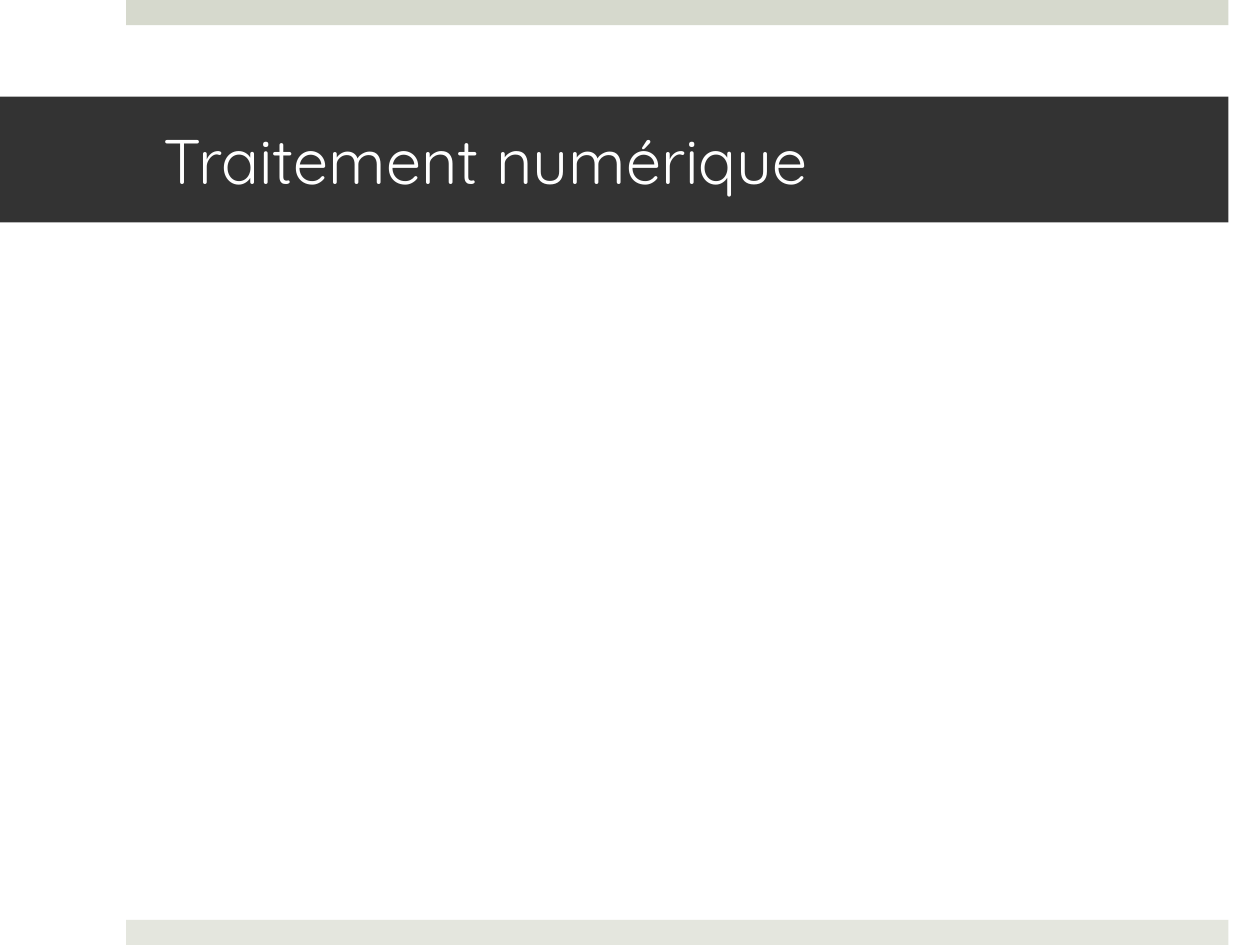
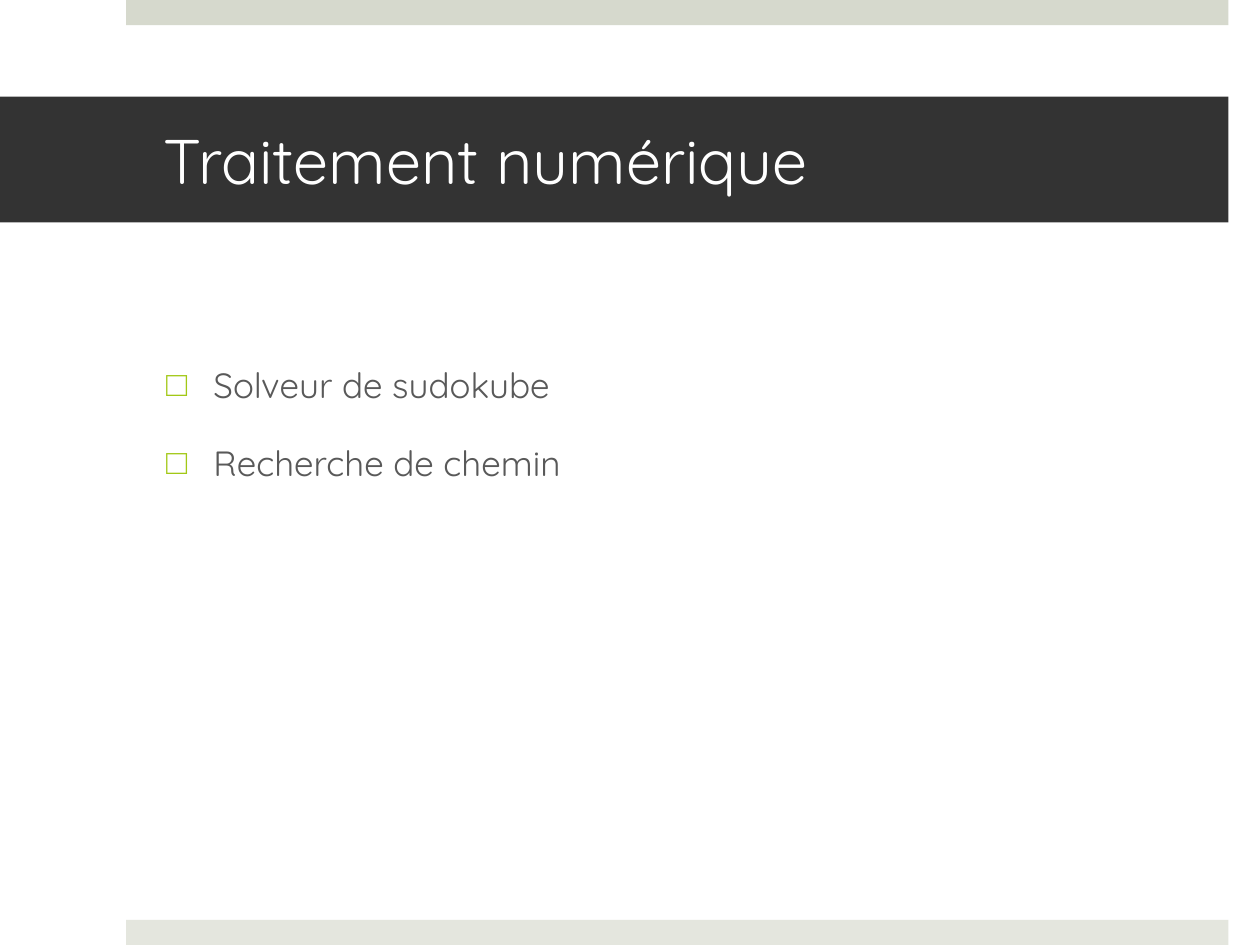
Before and after one commit to francisvalois/design3, a slide deck: slide 21 of reports/presentation/kinocto.pptx (slide 6 before the commit). Drawn at 1260x945 pixels with LibreOffice and Linux fonts; fonts in the diff are those of the drawing. Boxes give left, top, right and bottom in pixels: in the first picture for what was removed or moved away, otherwise in the second. Text is boxed around its words. In the diff, an @@ line names an element or a change of style, - is before the commit and + after.

```diff
--- a/reports/presentation/kinocto.pptx
+++ b/reports/presentation/kinocto.pptx
@@ text added at [213, 372, 560, 477], 20 pt, text #595959 @@
+□ Solveur de sudokube
+□ Recherche de chemin
```
Also in this commit, not shown: 2 other slides changed, 26 slides added, 4 slides removed, 3 other files.
